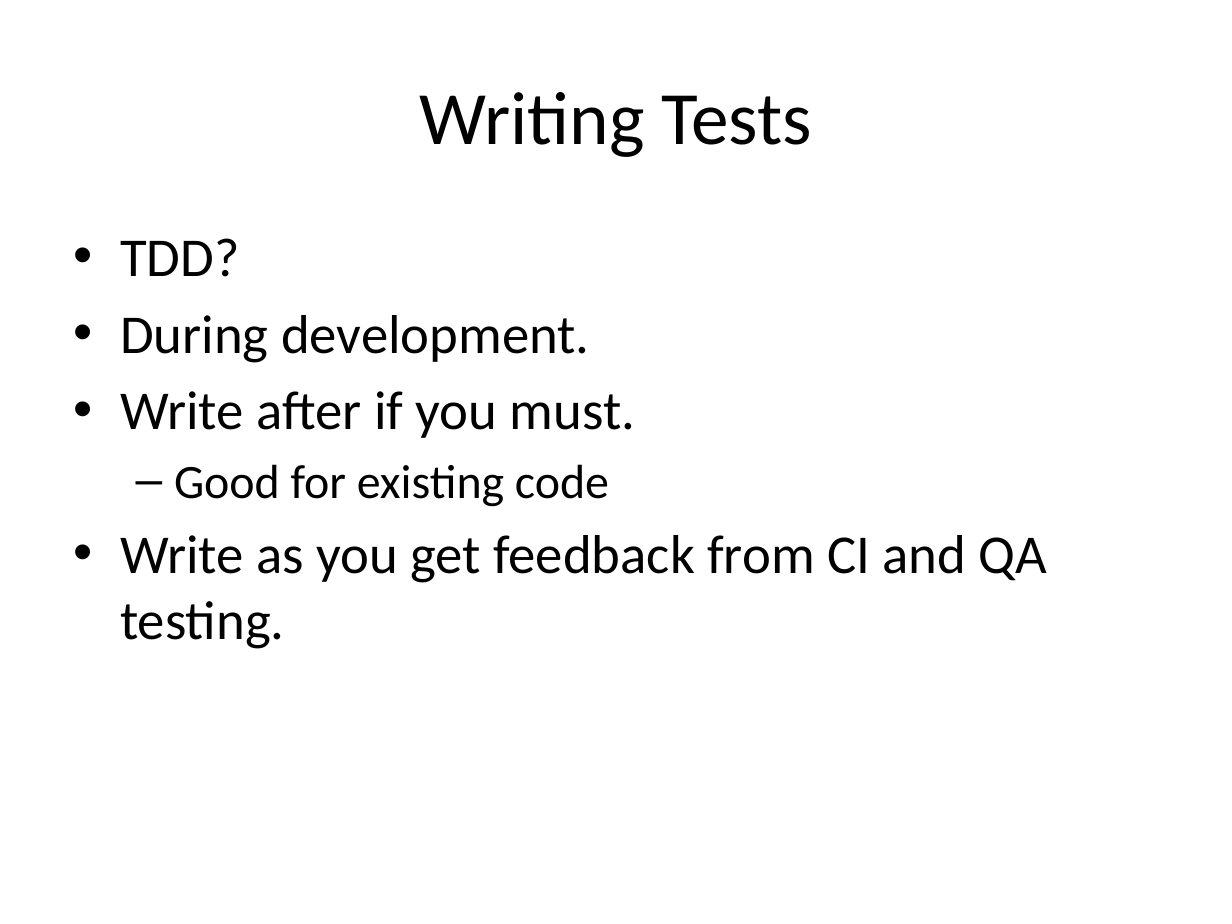
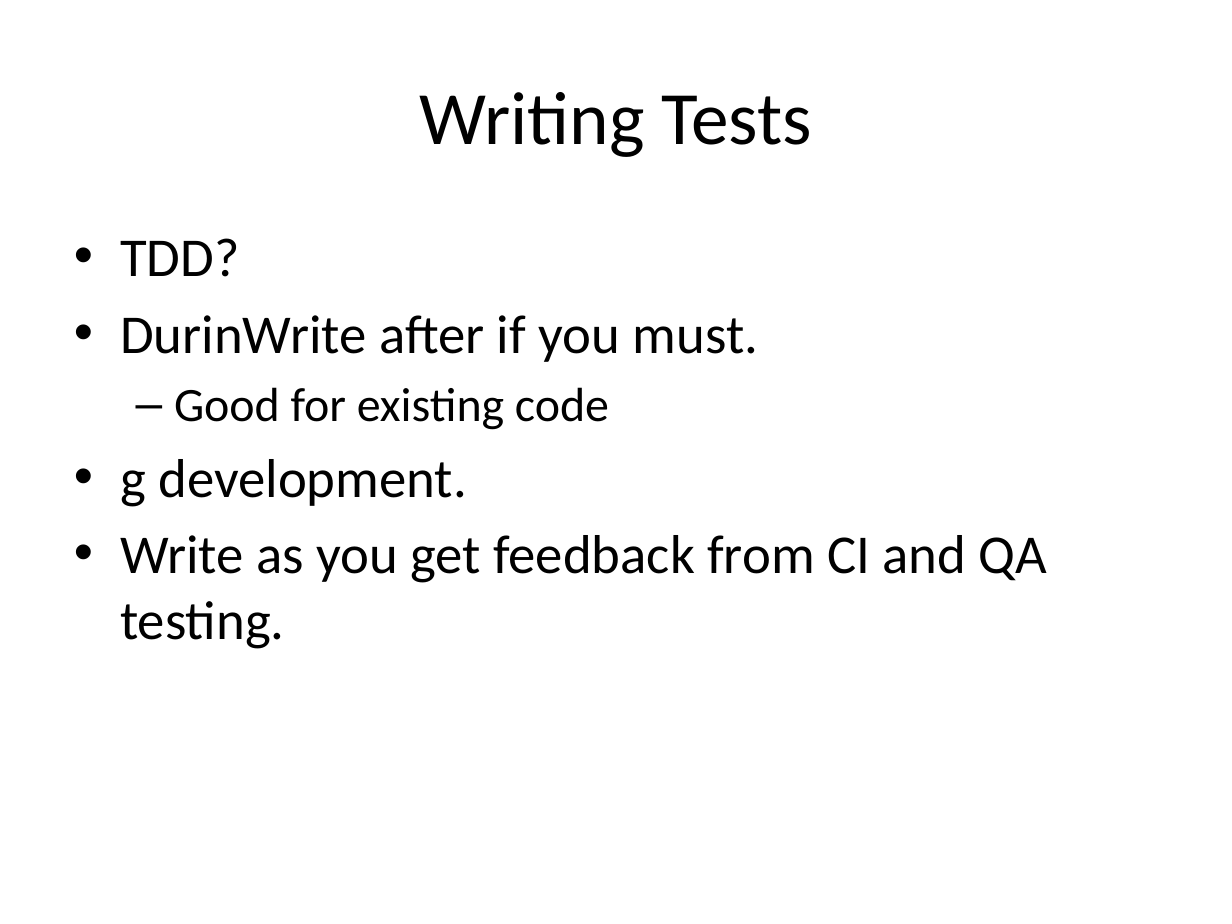
Before and after one commit to way0utwest/UnitTestingTSQL, a slide deck: slide 10 of UnitTestingTSQL.pptx. Drawn at 1232x924 pixels with LibreOffice and Linux fonts; fonts in the diff are those of the drawing. Boxes give left, top, right and bottom in pixels: in the first picture for what was removed or moved away, otherwise in the second. Text is boxed around its words. In the diff, an @@ line names an element or a change of style, - is before the commit and + after.

```diff
--- a/UnitTestingTSQL.pptx
+++ b/UnitTestingTSQL.pptx
@@ text at (x1=120, y1=315, x2=758, y2=362): text changed @@
-• During development.
-• Write after if you must.
+• DurinWrite after if you must.
@@ text at (x1=120, y1=459, x2=467, y2=507): paragraph added @@
+• g development.
```
Also in this commit, not shown: 6 other slides changed, 2 slides added, 6 slides removed, 10 other files.
